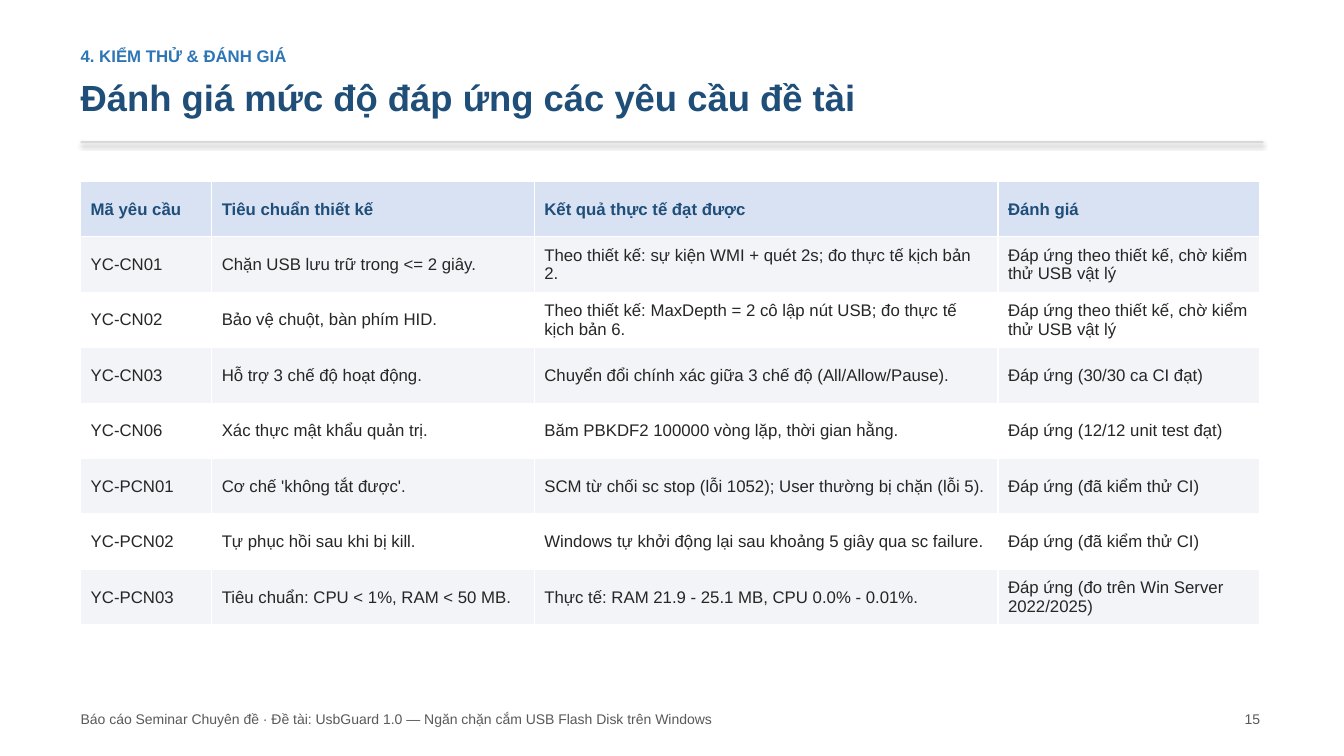
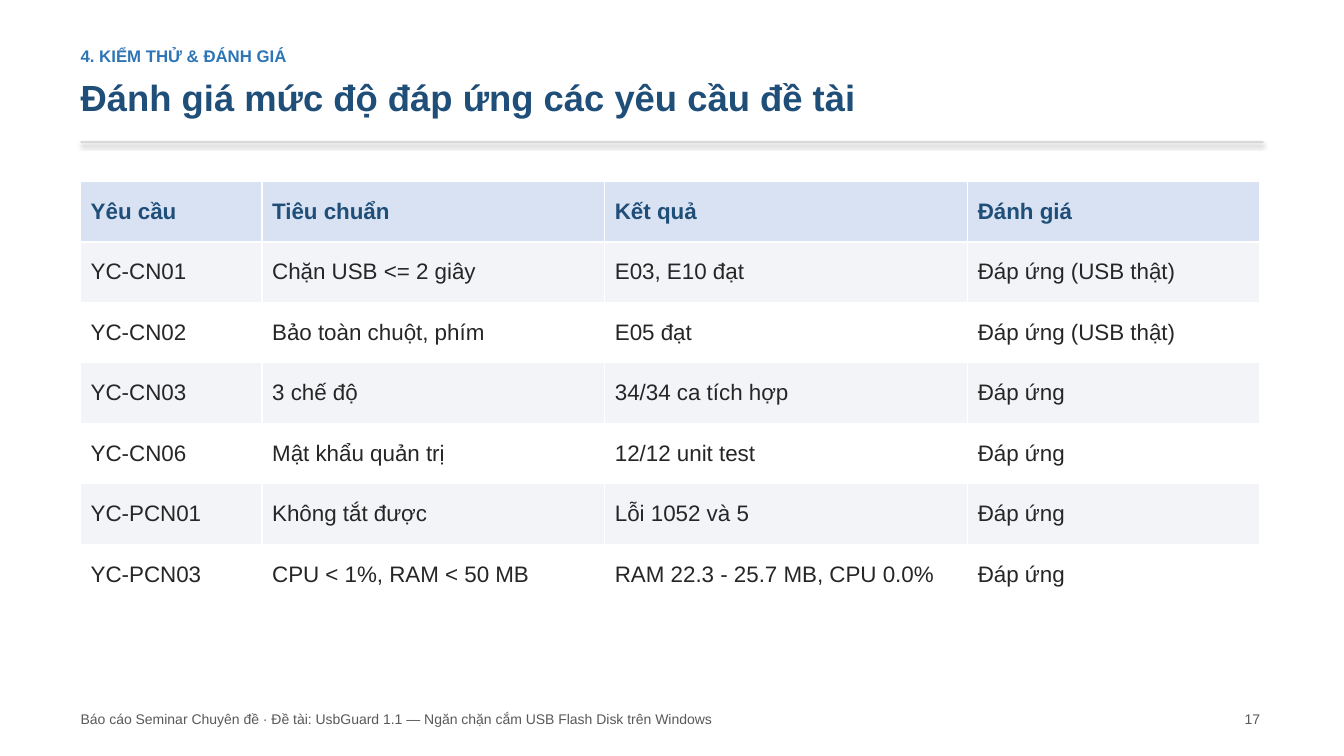
Before and after one commit to hungphamwp/usbguard, a slide deck: slide 17 of slide/SLIDE-UsbGuard.pptx (slide 15 before the commit). Drawn at 1344x756 pixels with LibreOffice and Linux fonts; fonts in the diff are those of the drawing. Boxes give left, top, right and bottom in pixels: in the first picture for what was removed or moved away, otherwise in the second. Text is boxed around its words. In the diff, an @@ line names an element or a change of style, - is before the commit and + after.

```diff
--- a/slide/SLIDE-UsbGuard.pptx
+++ b/slide/SLIDE-UsbGuard.pptx
@@ table at [81, 181, 1260, 605] @@
-row 1: Mã yêu cầu | Tiêu chuẩn thiết kế | Kết quả thực tế đạt được | Đánh giá
-row 2: YC-CN01 | Chặn USB lưu trữ trong <= 2 giây. | Theo thiết kế: sự kiện WMI + quét 2s; đo thực tế kịch bản 2. | Đáp ứng theo thiết kế, chờ kiểm thử USB vật lý
-row 3: YC-CN02 | Bảo vệ chuột, bàn phím HID. | Theo thiết kế: MaxDepth = 2 cô lập nút USB; đo thực tế kịch bản 6. | Đáp ứng theo thiết kế, chờ kiểm thử USB vật lý
-row 4: YC-CN03 | Hỗ trợ 3 chế độ hoạt động. | Chuyển đổi chính xác giữa 3 chế độ (All/Allow/Pause). | Đáp ứng (30/30 ca CI đạt)
-row 5: YC-CN06 | Xác thực mật khẩu quản trị. | Băm PBKDF2 100000 vòng lặp, thời gian hằng. | Đáp ứng (12/12 unit test đạt)
-row 6: YC-PCN01 | Cơ chế 'không tắt được'. | SCM từ chối sc stop (lỗi 1052); User thường bị chặn (lỗi 5). | Đáp ứng (đã kiểm thử CI)
-row 7: YC-PCN02 | Tự phục hồi sau khi bị kill. | Windows tự khởi động lại sau khoảng 5 giây qua sc failure. | Đáp ứng (đã kiểm thử CI)
-row 8: YC-PCN03 | Tiêu chuẩn: CPU < 1%, RAM < 50 MB. | Thực tế: RAM 21.9 - 25.1 MB, CPU 0.0% - 0.01%. | Đáp ứng (đo trên Win Server 2022/2025)
+row 1: Yêu cầu | Tiêu chuẩn | Kết quả | Đánh giá
+row 2: YC-CN01 | Chặn USB <= 2 giây | E03, E10 đạt | Đáp ứng (USB thật)
+row 3: YC-CN02 | Bảo toàn chuột, phím | E05 đạt | Đáp ứng (USB thật)
+row 4: YC-CN03 | 3 chế độ | 34/34 ca tích hợp | Đáp ứng
+row 5: YC-CN06 | Mật khẩu quản trị | 12/12 unit test | Đáp ứng
+row 6: YC-PCN01 | Không tắt được | Lỗi 1052 và 5 | Đáp ứng
+row 7: YC-PCN03 | CPU < 1%, RAM < 50 MB | RAM 22.3 - 25.7 MB, CPU 0.0% | Đáp ứng
@@ text at [81, 713, 712, 727]: text changed @@
-Báo cáo Seminar Chuyên đề · Đề tài: UsbGuard 1.0 — Ngăn chặn cắm USB Flash Disk trên Windows
+Báo cáo Seminar Chuyên đề · Đề tài: UsbGuard 1.1 — Ngăn chặn cắm USB Flash Disk trên Windows
@@ text at [1245, 714, 1261, 724]: text changed @@
-15
+17
```
Also in this commit, not shown: 13 other slides changed, 4 slides added, 3 slides removed, 17 other files.
